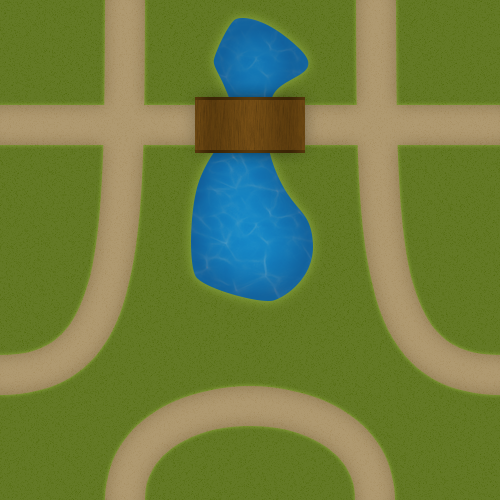
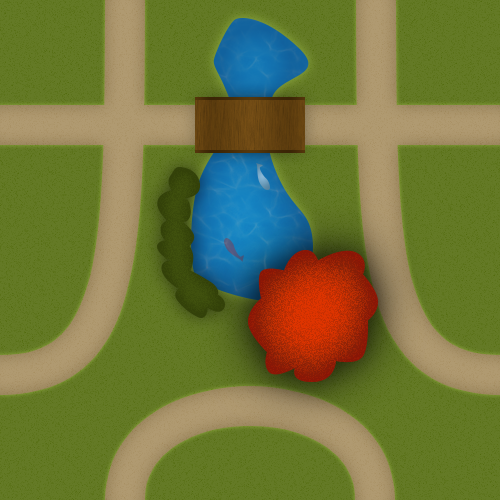
Layered file, before and after one edit (500x500). Changes by layer:
added layer "Forme 5 copie" (50%) above "Forme 7" over [256, 163, 270, 190]
added layer "Forme 7" above "Rouge" over [157, 167, 225, 318]
added group "Rouge" with 2 layers above "Forme 5" over [248, 250, 378, 382]
added layer "Forme 6 copie" in group "Rouge" over [248, 250, 378, 382]
added layer "Forme 6" in group "Rouge" over [248, 250, 378, 382]
added layer "Forme 5" (30%) above "Texture eau" over [224, 238, 244, 262]
painted on "Forme 4" over [278, 279, 302, 299]
